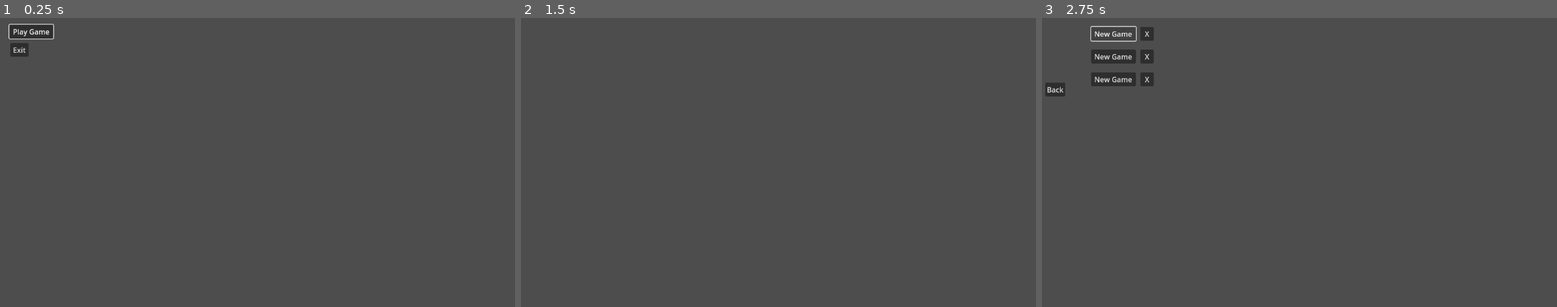
Above: before the commit, frames 1-3 (left to right).
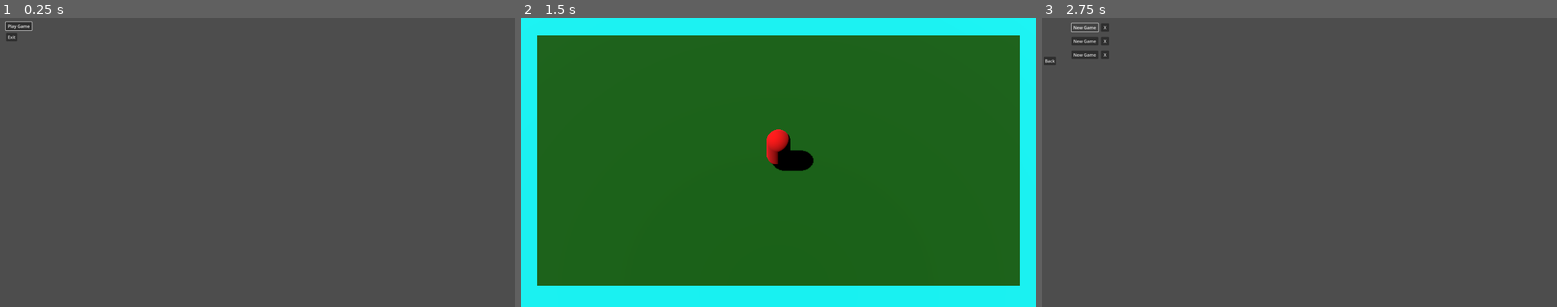
Above: after the commit, the same moments.

Repository: lucasfo/roulette-adventure-3d
Game: Godot game, scene res://extra_scenes/menu/menu.tscn
The game is run twice, just before and just after one commit, with the same random seed, the same clock (stepped at 60 frames per second) and the same inputs.
Inputs:
- Up to frame 1 (0.25 s): no input
- Up to frame 2 (1.5 s): click "Play Game" at 0.5 s; click "New Game" at 1.25 s
- Up to frame 3 (2.75 s): tap Enter (ui_accept) at 2, 2.27 s; hold X (magic_atk) from 2.03 s (still down)

The runs differ from the first frame. In frame 1, 0.6% of the frame differs, in the area x 1-11%, y 1-14%; in frame 2, 100%, in the area x 0-100%, y 0-100%; in frame 3, 1.7%.

Commit message:
Add a few 3d models
Signed-off-by: Lucas Fernandes de Oliveira <lfoliveira@inf.ufpr.br>

Diff:
--- a/game/main/world/dungeon/dungeon.tscn
+++ b/game/main/world/dungeon/dungeon.tscn
@@ -1,12 +1,60 @@
-[gd_scene load_steps=4 format=3 uid="uid://cijgkc4wx5ucg"]
+[gd_scene load_steps=9 format=3 uid="uid://cijgkc4wx5ucg"]
 
 [ext_resource type="Script" uid="uid://0bkr5abl03gv" path="res://main/world/dungeon/dungeon.gd" id="1_4p0ij"]
 [ext_resource type="PackedScene" uid="uid://cvbje1sd6221b" path="res://main/world/dungeon/encounter/encounter_factory.tscn" id="2_4l13w"]
 [ext_resource type="PackedScene" uid="uid://bcycv1sv1o54q" path="res://main/world/dungeon/player/player_avatar.tscn" id="3_7yqdq"]
 
+[sub_resource type="StandardMaterial3D" id="StandardMaterial3D_4l13w"]
+albedo_color = Color(0.0392157, 0.392157, 0, 1)
+
+[sub_resource type="BoxMesh" id="BoxMesh_7yqdq"]
+size = Vector3(10, 1, 6)
+
+[sub_resource type="StandardMaterial3D" id="StandardMaterial3D_rr72p"]
+albedo_color = Color(0, 1, 1, 1)
+
+[sub_resource type="BoxMesh" id="BoxMesh_4l13w"]
+size = Vector3(12, 1, 1)
+
+[sub_resource type="BoxMesh" id="BoxMesh_e8t7t"]
+size = Vector3(1, 1, 6)
+
 [node name="Dungeon" type="Node3D"]
 script = ExtResource("1_4p0ij")
+
+[node name="Scenario" type="Node3D" parent="."]
+
+[node name="MeshInstance3D2" type="MeshInstance3D" parent="Scenario"]
+material_override = SubResource("StandardMaterial3D_4l13w")
+mesh = SubResource("BoxMesh_7yqdq")
+
+[node name="Box" type="Node3D" parent="Scenario"]
+
+[node name="Top" type="MeshInstance3D" parent="Scenario/Box"]
+transform = Transform3D(1, 0, 0, 0, 1, 0, 0, 0, 1, 0, 0, -3.5)
+material_override = SubResource("StandardMaterial3D_rr72p")
+mesh = SubResource("BoxMesh_4l13w")
+skeleton = NodePath("../..")
+
+[node name="Bottom" type="MeshInstance3D" parent="Scenario/Box"]
+transform = Transform3D(1, 0, 0, 0, 1, 0, 0, 0, 1, 0, 0, 3.5)
+material_override = SubResource("StandardMaterial3D_rr72p")
+mesh = SubResource("BoxMesh_4l13w")
+skeleton = NodePath("../..")
+
+[node name="Right" type="MeshInstance3D" parent="Scenario/Box"]
+transform = Transform3D(1, 0, 0, 0, 1, 0, 0, 0, 1, 5.5, 0, 0)
+material_override = SubResource("StandardMaterial3D_rr72p")
+mesh = SubResource("BoxMesh_e8t7t")
+skeleton = NodePath("../..")
+
+[node name="Left" type="MeshInstance3D" parent="Scenario/Box"]
+transform = Transform3D(1, 0, 0, 0, 1, 0, 0, 0, 1, -5.5, 0, 0)
+material_override = SubResource("StandardMaterial3D_rr72p")
+mesh = SubResource("BoxMesh_e8t7t")
+skeleton = NodePath("../..")
 
 [node name="EncounterFactory" parent="." instance=ExtResource("2_4l13w")]
 
 [node name="PlayerAvatar" parent="." instance=ExtResource("3_7yqdq")]
+transform = Transform3D(1, 0, 0, 0, 1, 0, 0, 0, 1, 0, 1.04059, 0)
--- a/game/main/world/dungeon/player/player_avatar.tscn
+++ b/game/main/world/dungeon/player/player_avatar.tscn
@@ -10,6 +10,17 @@
 magic = 0
 metadata/_custom_type_script = "uid://cdvnh4kx7yyxk"
 
+[sub_resource type="StandardMaterial3D" id="StandardMaterial3D_lwj8i"]
+albedo_color = Color(1, 0, 0, 1)
+
+[sub_resource type="CapsuleMesh" id="CapsuleMesh_pj0oo"]
+radius = 0.25
+height = 1.0
+
 [node name="PlayerAvatar" type="Node3D"]
 script = ExtResource("1_mqn7u")
 template = SubResource("Resource_pj0oo")
+
+[node name="MeshInstance3D" type="MeshInstance3D" parent="."]
+material_override = SubResource("StandardMaterial3D_lwj8i")
+mesh = SubResource("CapsuleMesh_pj0oo")
--- a/game/main/world/world.tscn
+++ b/game/main/world/world.tscn
@@ -7,3 +7,14 @@
 script = ExtResource("1_hvynm")
 
 [node name="Dungeon" parent="." instance=ExtResource("2_76wn5")]
+
+[node name="Camera3D" type="Camera3D" parent="."]
+transform = Transform3D(1, 0, 0, 0, 0.5, 0.866025, 0, -0.866025, 0.5, 0, 5.79802, 3.10477)
+projection = 1
+size = 6.0
+far = 10.0
+
+[node name="DirectionalLight3D" type="DirectionalLight3D" parent="."]
+transform = Transform3D(-4.37114e-08, 0.866025, -0.5, 0, 0.5, 0.866025, 1, 3.78552e-08, -2.18557e-08, 0, 0, 0)
+shadow_enabled = true
+directional_shadow_mode = 0
--- a/game/project.godot
+++ b/game/project.godot
@@ -19,6 +19,11 @@
 
 PlayerData="*res://autoload/player_data/player_data.tscn"
 
+[display]
+
+window/size/viewport_width=1920
+window/size/viewport_height=1080
+
 [input]
 
 melee_atk={
Not shown: 1 places in game/main/world/dungeon/player/player_avatar.tscn that only renumber resources
